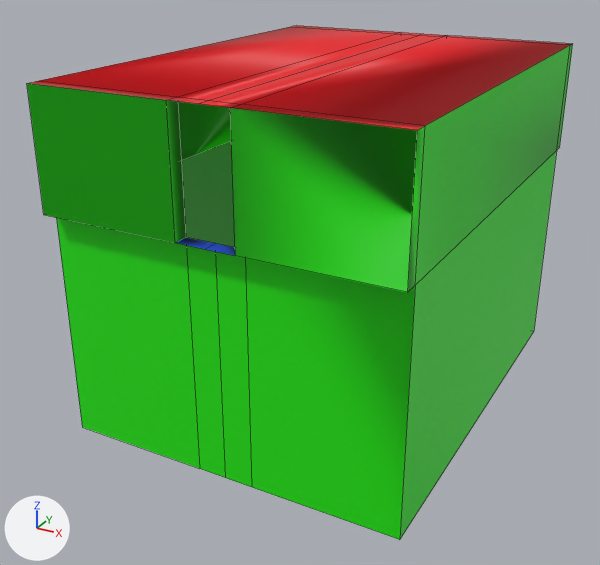
The FBX model SferoTestVR/Assets/Art/Models/Rooms/Deep/3x4_Room_Deep.fbx: old version first, new version second.
One viewpoint serves both versions: a camera (50 mm lens) standing at (251.3, -67.0, 16.8) and looking at (224.6, -18.5, -7.5). The axes (+X, +Y, +Z) are drawn at lower left. The lights are the same throughout. Mesh edges are drawn as thin lines. Where no turn or scale is listed for an object, it has been applied to the vertices.

The first picture shows '3x4 Room Deep'.
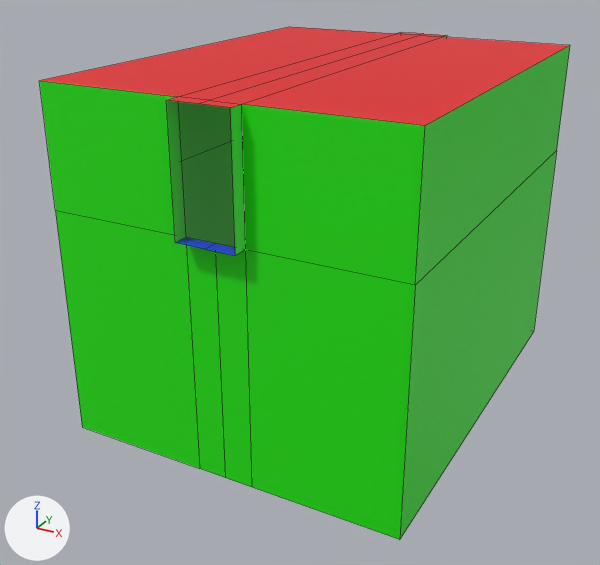
What changed in the scene script:
```text
Change me_cube_025:
    where me_cube_025.from_pydata(...)  # 50 vertices, 52 faces; spans x -12.0..12.0, y -32.0..0.0, z -16.0..8.0
    used by ob_3x4_room_deep; location = (226.0, 0.0, 0.0)
    verts and faces of me_cube_025; kept vertices keep their numbers, new ones are numbered from 50
    before: 0 (12.0, 0.0, 0.0) at pixel (559, 147), 1 (12.0, 0.0, 8.0) at pixel (572, 43), 4 (-12.0, 0.0, 0.0), 5 (-12.0, 0.0, 8.0) at pixel (296, 25), 14 (2.0, 0.0, 0.0)
    before: 16 (-2.0, 0.0, 0.0), 17 (-2.0, 0.0, 8.0) at pixel (401, 32), 19 (2.0, 0.0, 8.0) at pixel (447, 35), 21 (12.0, -1.0, 0.0) at pixel (556, 150), 22 (12.0, -1.0, 8.0) at pixel (570, 45)
    before: 24 (-12.0, -1.0, 0.0), 27 (-12.0, -1.0, 8.0) at pixel (290, 26), 29 (-2.0, -1.0, 8.0) at pixel (396, 33), 33 (2.0, -1.0, 8.0) at pixel (442, 36), 35 (2.0, -1.0, 0.0)
    before: 39 (-2.0, -1.0, 0.0)
    before: 2 (12.0, -32.0, 0.0) at pixel (407, 292), 3 (12.0, -32.0, 8.0) at pixel (417, 130), 6 (-12.0, -32.0, 0.0) at pixel (43, 214), 7 (-12.0, -32.0, 8.0) at pixel (26, 83), 8 (-2.0, -32.0, 0.0) at pixel (175, 242)
    before: 10 (2.0, -32.0, 0.0) at pixel (235, 255), 11 (2.0, -32.0, 8.0) at pixel (230, 107), 13 (-2.0, -32.0, 8.0) at pixel (166, 100), 20 (12.0, -31.0, 0.0) at pixel (415, 285), 23 (12.0, -31.0, 8.0) at pixel (425, 125)
    before: 25 (-12.0, -31.0, 0.0), 26 (-12.0, -31.0, 8.0) at pixel (39, 80), 28 (-2.0, -31.0, 8.0) at pixel (177, 96), 32 (2.0, -31.0, 8.0) at pixel (241, 104), 34 (2.0, -31.0, 0.0)
    before: 38 (-2.0, -31.0, 0.0) at pixel (185, 237)
    me_cube_025 part 1
    add delete_vertices([0, 1, 4, 5])  # with the faces that use them
    me_cube_025 part 2
    add delete_vertices([2, 3, 6, 7])  # with the faces that use them
```

Where the change shows, as pixel boxes [x1, y1, x2, y2] in the pictures (600 x 565 px):
'3x4 Room Deep', reshaped
    before: [27, 26, 573, 540]
    after: [39, 27, 570, 540]
part 1 of me_cube_025, deleted
    before: [292, 26, 573, 149]
part 2 of me_cube_025, deleted (green)
    before: [27, 81, 425, 292]
